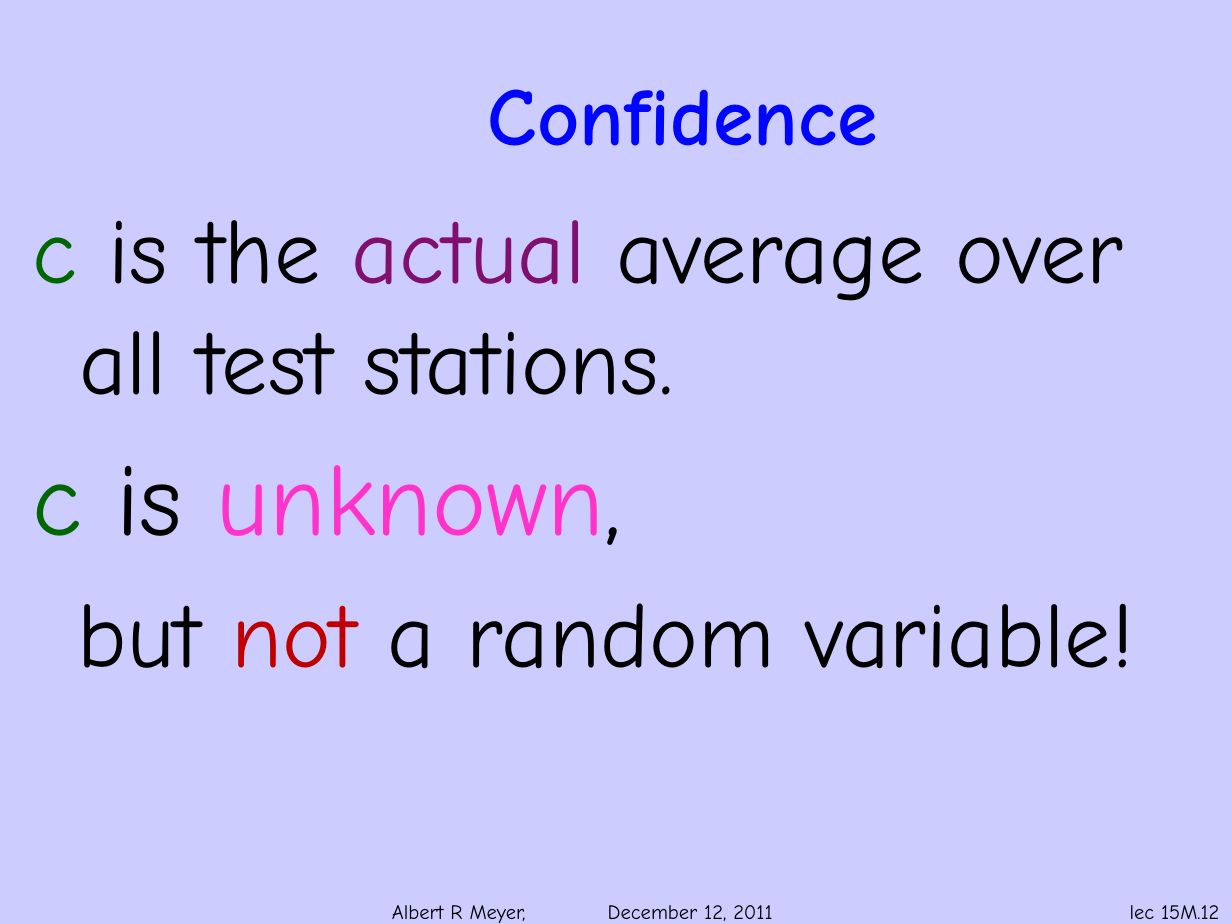
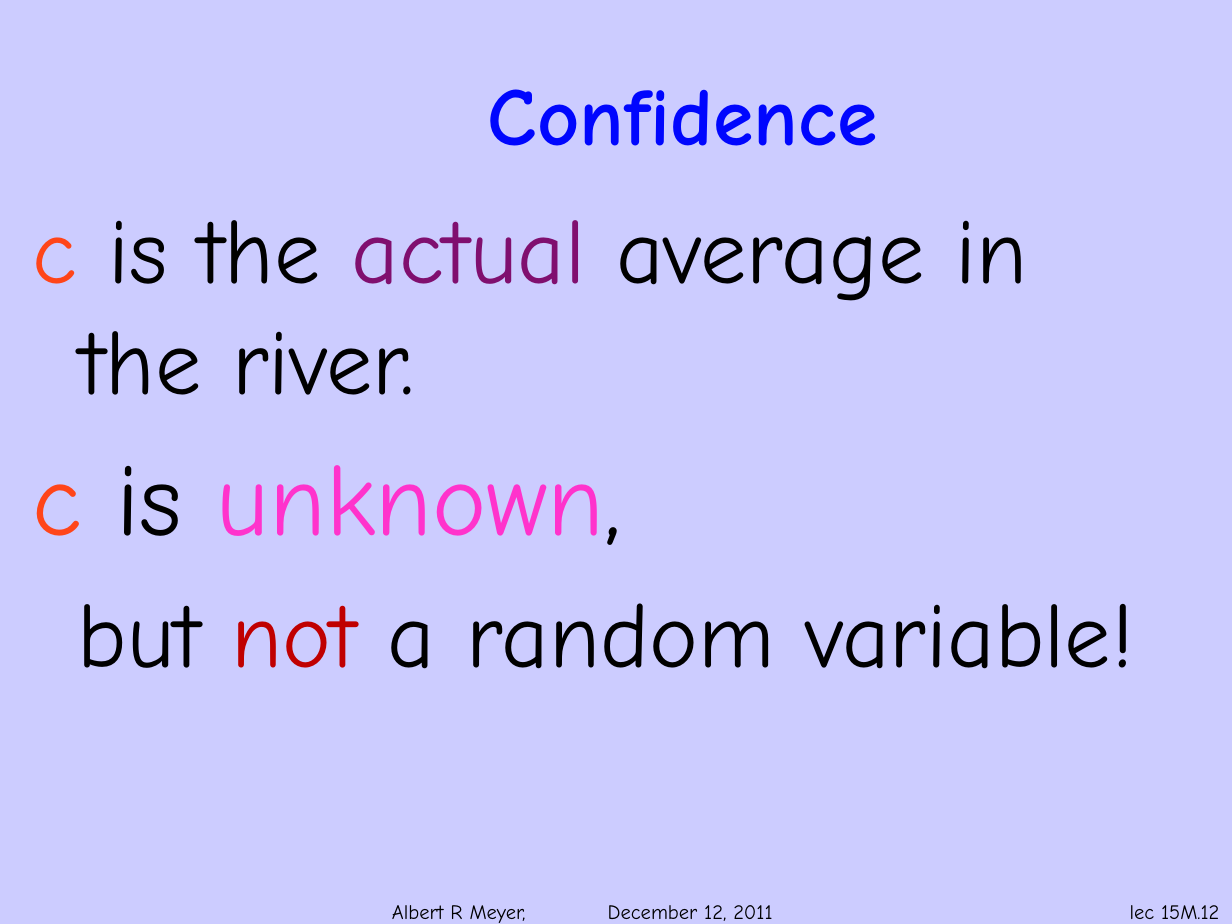
Before and after one commit to armeyer/mcs_web, a slide deck: slide 12 of fall11/slidesF11/slides15m.pptx. Drawn at 1232x924 pixels with LibreOffice and Linux fonts; fonts in the diff are those of the drawing; background and template pictures are left out. Boxes give left, top, right and bottom in pixels: in the first picture for what was removed or moved away, otherwise in the second. Text is boxed around its words. In the diff, an @@ line names an element or a change of style, - is before the commit and + after.

```diff
--- a/fall11/slidesF11/slides15m.pptx
+++ b/fall11/slidesF11/slides15m.pptx
@@ text at <box>33,220,1028,395</box>: text changed @@
-c is the actual average over all test stations.
+c is the actual average in the river.
@@ text at <box>33,465,621,545</box>: text colour #006600 to #FF4519 in "c" @@
```
Also in this commit, not shown: 13 other slides changed.
